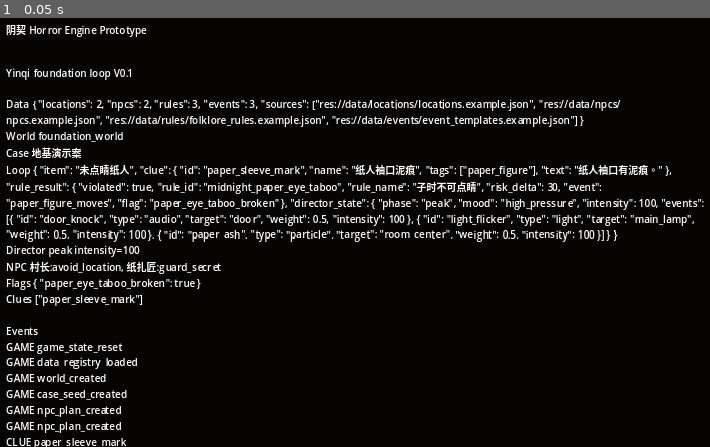
Above: before the commit, frame 1.
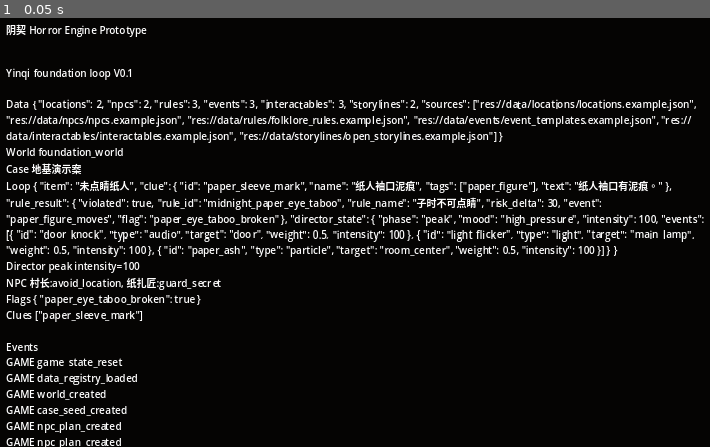
Above: after the commit, the same moment.

Repository: xiemingxin1145/yinqi-horror-engine
Game: Godot game, scene res://scenes/Main.tscn
The game is run twice, just before and just after one commit, with the same random seed, the same clock (stepped at 60 frames per second) and the same inputs.
Inputs:
- Up to frame 1 (0.05 s): no input

The runs differ from the first frame. In frame 1, 12% of the frame differs, in the area x 0-100%, y 18-100%.

Commit message:
feat: load interactables and open storylines

Diff:
--- a/src/core/DataRegistry.gd
+++ b/src/core/DataRegistry.gd
@@ -4,6 +4,8 @@
 var npc_templates: Dictionary = {}
 var rule_templates: Dictionary = {}
 var event_templates: Dictionary = {}
+var interactable_templates: Dictionary = {}
+var storyline_templates: Dictionary = {}
 var loaded_sources: Array[String] = []
 
 const LOCATION_FILES := [
@@ -17,6 +19,12 @@
 ]
 const EVENT_FILES := [
     "res://data/events/event_templates.example.json"
+]
+const INTERACTABLE_FILES := [
+    "res://data/interactables/interactables.example.json"
+]
+const STORYLINE_FILES := [
+    "res://data/storylines/open_storylines.example.json"
 ]
 
 func clear() -> void:
@@ -24,6 +32,8 @@
     npc_templates.clear()
     rule_templates.clear()
     event_templates.clear()
+    interactable_templates.clear()
+    storyline_templates.clear()
     loaded_sources.clear()
 
 func load_all_data(force_reload: bool = false) -> void:
@@ -39,6 +49,10 @@
         load_rules_from_file(path)
     for path in EVENT_FILES:
         load_events_from_file(path)
+    for path in INTERACTABLE_FILES:
+        load_interactables_from_file(path)
+    for path in STORYLINE_FILES:
+        load_storylines_from_file(path)
 
     if not _has_any_data():
         seed_minimal_demo_data()
@@ -47,7 +61,7 @@
     EventBus.emit_game_event("data_registry_loaded", summary())
 
 func _has_any_data() -> bool:
-    return not locations.is_empty() or not npc_templates.is_empty() or not rule_templates.is_empty() or not event_templates.is_empty()
+    return not locations.is_empty() or not npc_templates.is_empty() or not rule_templates.is_empty() or not event_templates.is_empty() or not interactable_templates.is_empty() or not storyline_templates.is_empty()
 
 func load_locations_from_file(path: String) -> void:
     var data := _read_json_dictionary(path)
@@ -90,6 +104,28 @@
             var id := str(item_copy.get("id"))
             item_copy.erase("id")
             register_event_template(id, item_copy)
+    if not data.is_empty():
+        loaded_sources.append(path)
+
+func load_interactables_from_file(path: String) -> void:
+    var data := _read_json_dictionary(path)
+    for item in data.get("interactables", []):
+        if typeof(item) == TYPE_DICTIONARY and item.has("id"):
+            var item_copy: Dictionary = item.duplicate(true)
+            var id := str(item_copy.get("id"))
+            item_copy.erase("id")
+            register_interactable(id, item_copy)
+    if not data.is_empty():
+        loaded_sources.append(path)
+
+func load_storylines_from_file(path: String) -> void:
+    var data := _read_json_dictionary(path)
+    for item in data.get("storylines", []):
+        if typeof(item) == TYPE_DICTIONARY and item.has("id"):
+            var item_copy: Dictionary = item.duplicate(true)
+            var id := str(item_copy.get("id"))
+            item_copy.erase("id")
+            register_storyline(id, item_copy)
     if not data.is_empty():
         loaded_sources.append(path)
 
@@ -117,6 +153,12 @@
 func register_event_template(event_id: String, data: Dictionary) -> void:
     event_templates[event_id] = data
 
+func register_interactable(interactable_id: String, data: Dictionary) -> void:
+    interactable_templates[interactable_id] = data
+
+func register_storyline(storyline_id: String, data: Dictionary) -> void:
+    storyline_templates[storyline_id] = data
+
 func get_location(location_id: String) -> Dictionary:
     return locations.get(location_id, {})
 
@@ -128,6 +170,21 @@
 
 func get_event_template(event_id: String) -> Dictionary:
     return event_templates.get(event_id, {})
+
+func get_interactable(interactable_id: String) -> Dictionary:
+    return interactable_templates.get(interactable_id, {})
+
+func get_storyline(storyline_id: String) -> Dictionary:
+    return storyline_templates.get(storyline_id, {})
+
+func get_interactables_for_location(location_id: String) -> Array:
+    var result := []
+    for item_id in interactable_templates.keys():
+        var item := get_interactable(item_id).duplicate(true)
+        if str(item.get("location", "")) == location_id:
+            item["id"] = item_id
+            result.append(item)
+    return result
 
 func summary() -> Dictionary:
     return {
@@ -135,6 +192,8 @@
         "npcs": npc_templates.size(),
         "rules": rule_templates.size(),
         "events": event_templates.size(),
+        "interactables": interactable_templates.size(),
+        "storylines": storyline_templates.size(),
         "sources": loaded_sources.duplicate()
     }
 
@@ -166,3 +225,9 @@
         "target": "door",
         "min_intensity": 40
     })
+    register_interactable("paper_figure", {
+        "name": "未点睛纸人",
+        "location": "ancestral_hall",
+        "tags": ["paper_figure", "ritual"],
+        "clue": {"id": "paper_sleeve_mark", "name": "纸人袖口泥痕", "tags": ["paper_figure"], "text": "纸人袖口有泥。"}
+    })
